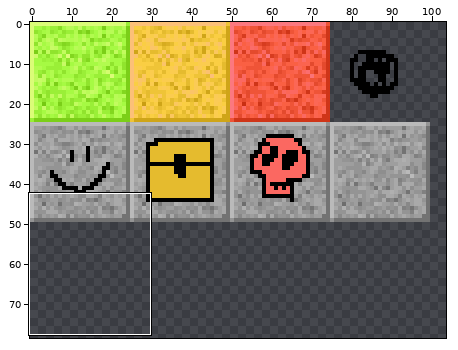
File history of a sprite sheet, assets/img/tiles.png. Above, an overview of the earlier version with the close-up marked.
Close-up. The starting point:
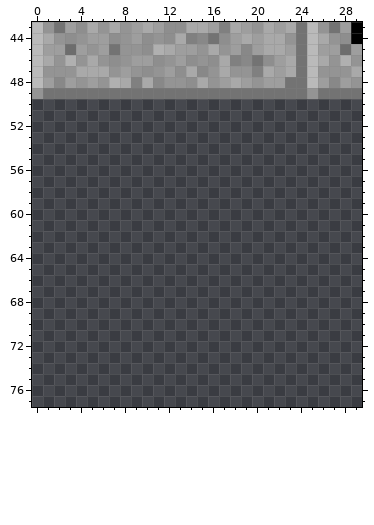
The file is 200x200 pixels. Colours within 5 levels of each other are drawn and written as one. Shown: x 0..29, y 43..77. The wide view leaves out empty margins.
And afterwards:
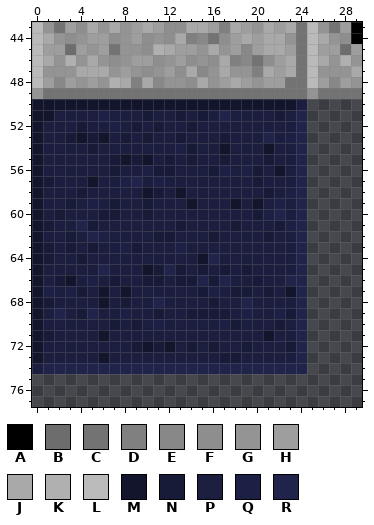
Palette (. is transparent): A #000000  B #6d6d6d  C #737373  D #808080  E #888888  F #8e8e8e  G #949494  H #9e9e9e  J #a9a9a9  K #b0b0b0  L #bababa  M #13152d  N #181b38  P #1b1e3f  Q #1d2045  R #20244b
What changed:
Changed rows in their new state; - is an unchanged pixel.
first column x 0:
50 MMMMMMMMMMMMMMMMMMMMMMMMP
51 MMPPPPQPPPNPPNPNPRPPPPNPR
52 MPPPNPPQPNPNPPNPPPPPPPPPR
53 MPPNMNMPNPNPPNPPPNPPPRPQR
54 MPPPPNPPPPPPPQNPPMPPPMPPR
55 MPPPPPPNMNMPNPNPPNPPPNPPR
56 MPPPPPPNPPQNNPPPNQPQNPMPR
57 MNPPPMPPQRPQPPPPPPPPNPPPR
58 MPPPNPPPPPMNPMPPPPPPPNPQR
59 MPPNPQPNPPNPPPMPPPMPMPQPR
60 MPNPPPNNPPNPPPPPPPPPNQRPR
61 MNPPRNPPPPPPPNPPPPNPPPNQR
62 MPPNPRQPPPPNNPPPNPPPPNPPR
63 MNPNPNPPQNPPPQPPPPPPPPPPR
64 MNPPNPPPPPPPPPPMRPPPPPPPR
65 MPPPPPRPPPMNRNPNPNPNPPPPR
66 MPNMPQPNPPNNPNNRNRPPNPPRR
67 MQPQNPMPMPPPPPPNQPNNPNPMR
68 MNPPPPMPNPPRPPPPNPPRPPPPR
69 MPRPNRPPQPPNPPNNNNPQPPQNR
70 MPPPPPPNPNPQPPPPPQNPPPNPR
71 MNPPPPMPPPPPPPPPPPPPPMPPR
72 MPPPPPPPPNMNMPNPNPPNPPPNR
73 MPPPPPMPPPPPPPPPPNNPPPPPR
74 PRRRRRRRRRRRRRRRRRRRRRRRR
Changed places in both close-ups, as pixel boxes (x1, y1, x2, y2):
added: (32, 99, 307, 374)
